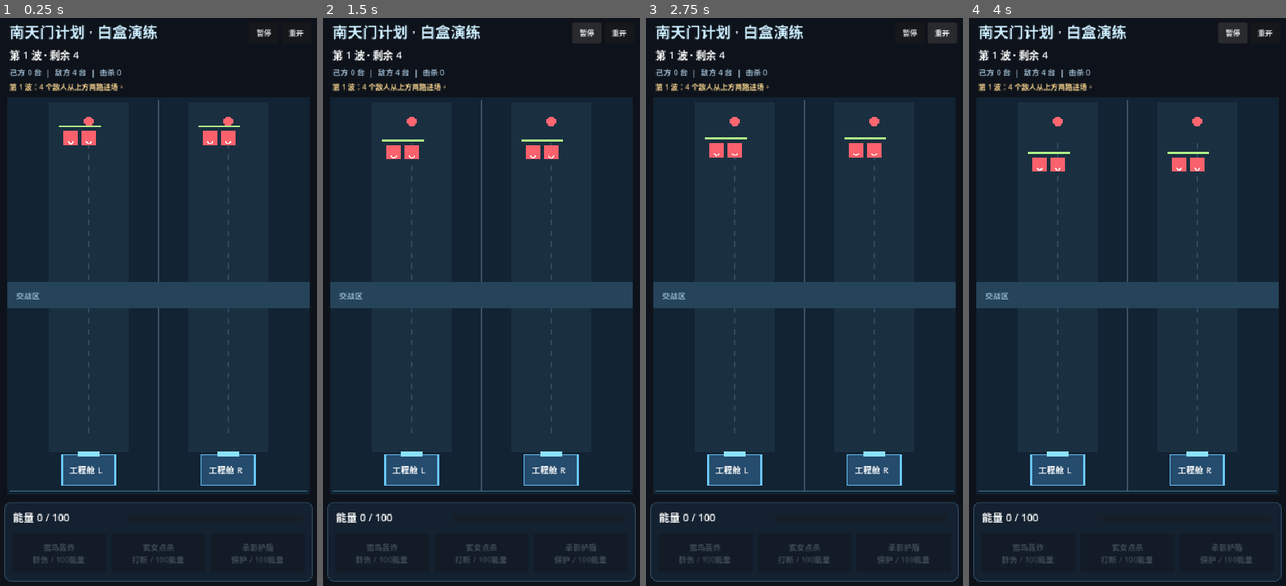
Above: before the commit, frames 1-4 (left to right).
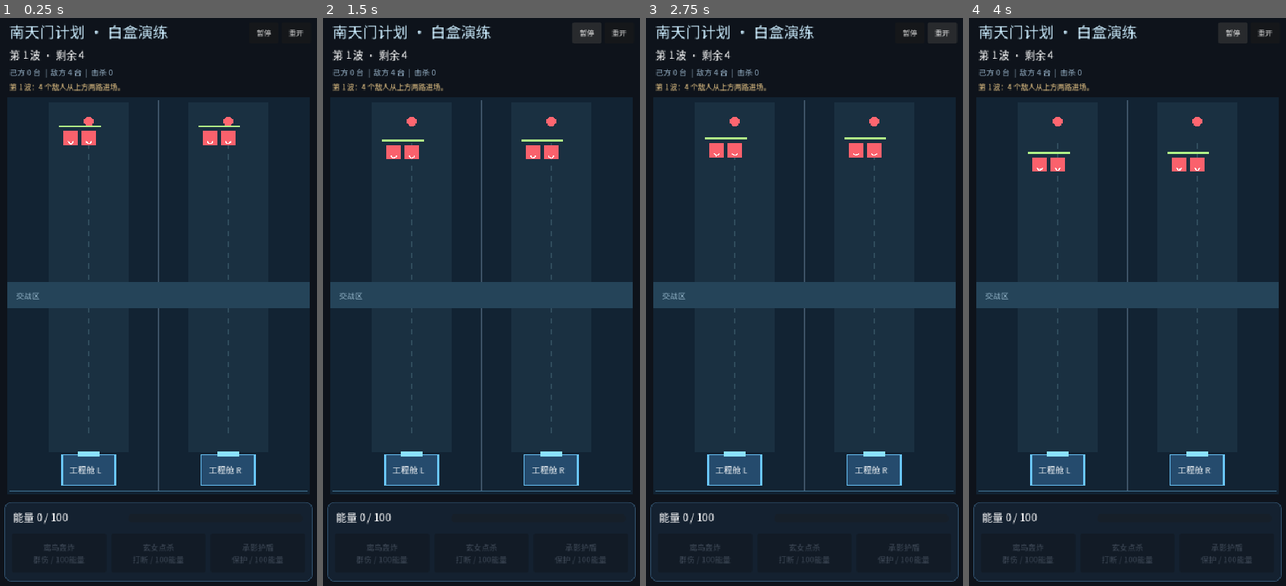
Above: after the commit, the same moments.

Repository: xinminyu168-spec/-
Game: Godot game, scene res://scenes/main.tscn
Same seed, same stepped clock (60 frames per second), same inputs: the game is played once before the commit and once after it.
Inputs:
- Up to frame 1 (0.25 s): no input
- Up to frame 2 (1.5 s): click "暂停" at 0.5 s; click "继续" at 1.25 s
- Up to frame 3 (2.75 s): click "重开" at 2 s
- Up to frame 4 (4 s): click "暂停" at 2.75 s; click "继续" at 3.5 s

The runs differ from the first frame. In frame 1, 2.0% of the frame differs, in the area x 2-96%, y 1-97%; in frame 2, 2.0%; in frame 3, 2.0%; in frame 4, 2.0%.

Commit message:
Bundle Chinese font and validate single-threaded Godot web export

Diff:
--- a/scenes/main.tscn
+++ b/scenes/main.tscn
@@ -6,6 +6,10 @@
 [ext_resource type="Script" path="res://scripts/wave_manager.gd" id="4_wave"]
 [ext_resource type="Script" path="res://scripts/skill_manager.gd" id="5_skill"]
 [ext_resource type="Script" path="res://scripts/battle_hud.gd" id="6_hud"]
+[ext_resource type="FontFile" path="res://assets/fonts/ntm-ui.otf" id="7_font"]
+
+[sub_resource type="Theme" id="Theme_ui"]
+default_font = ExtResource("7_font")
 [sub_resource type="StyleBoxFlat" id="Style_panel"]
 bg_color = Color(0.08, 0.13, 0.19, 1)
 border_width_left = 1
@@ -58,6 +62,7 @@
 offset_right = 540.0
 offset_bottom = 960.0
 mouse_filter = 2
+theme = SubResource("Theme_ui")
 script = ExtResource("6_hud")
 
 [node name="TitleLabel" type="Label" parent="UI/HUD"]
--- a/scripts/battlefield.gd
+++ b/scripts/battlefield.gd
@@ -1,4 +1,6 @@
 extends Node2D
+
+const UI_FONT: Font = preload("res://assets/fonts/ntm-ui.otf")
 
 
 func _draw() -> void:
@@ -9,5 +11,5 @@
 		draw_circle(Vector2(x, 185), 8.0, Color("ff6670"))
 	draw_line(Vector2(270, 150), Vector2(270, 794), Color("3d5367"), 2.0)
 	draw_rect(Rect2(20, 451, 500, 42), Color("254459"))
-	draw_string(ThemeDB.fallback_font, Vector2(35, 478), "交战区", HORIZONTAL_ALIGNMENT_LEFT, -1.0, 13, Color("97b8cc"))
+	draw_string(UI_FONT, Vector2(35, 478), "交战区", HORIZONTAL_ALIGNMENT_LEFT, -1.0, 13, Color("97b8cc"))
 	draw_line(Vector2(24, 795), Vector2(516, 795), Color("467b9c"), 2.0)
--- a/scripts/engineering_bay.gd
+++ b/scripts/engineering_bay.gd
@@ -1,5 +1,7 @@
 class_name EngineeringBay
 extends Node2D
+
+const UI_FONT: Font = preload("res://assets/fonts/ntm-ui.otf")
 
 @export var lane: int = 0
 @export_range(0.5, 30.0, 0.5) var spawn_interval: float = 4.0
@@ -36,4 +38,4 @@
 	draw_rect(Rect2(-44.0, -25.0, 88.0, 50.0), Color("6bc8ff"), false, 2.0)
 	draw_rect(Rect2(-18.0, -30.0, 36.0, 9.0), Color("8be2ff"))
 	var label: String = "工程舱 L" if lane == 0 else "工程舱 R"
-	draw_string(ThemeDB.fallback_font, Vector2(-32.0, 6.0), label, HORIZONTAL_ALIGNMENT_LEFT, -1.0, 14, Color.WHITE)
+	draw_string(UI_FONT, Vector2(-32.0, 6.0), label, HORIZONTAL_ALIGNMENT_LEFT, -1.0, 14, Color.WHITE)
Not shown, added: assets/fonts/OFL-Noto-CJK.txt
Binary file added: assets/fonts/ntm-ui.otf
Not shown, added: assets/fonts/ntm-ui.otf.import
Not shown: 1 places in scenes/main.tscn that only renumber resources
Not shown, added: tests/run_tests.gd.uid
Not shown, changed: docs/GitHub云端部署.md
